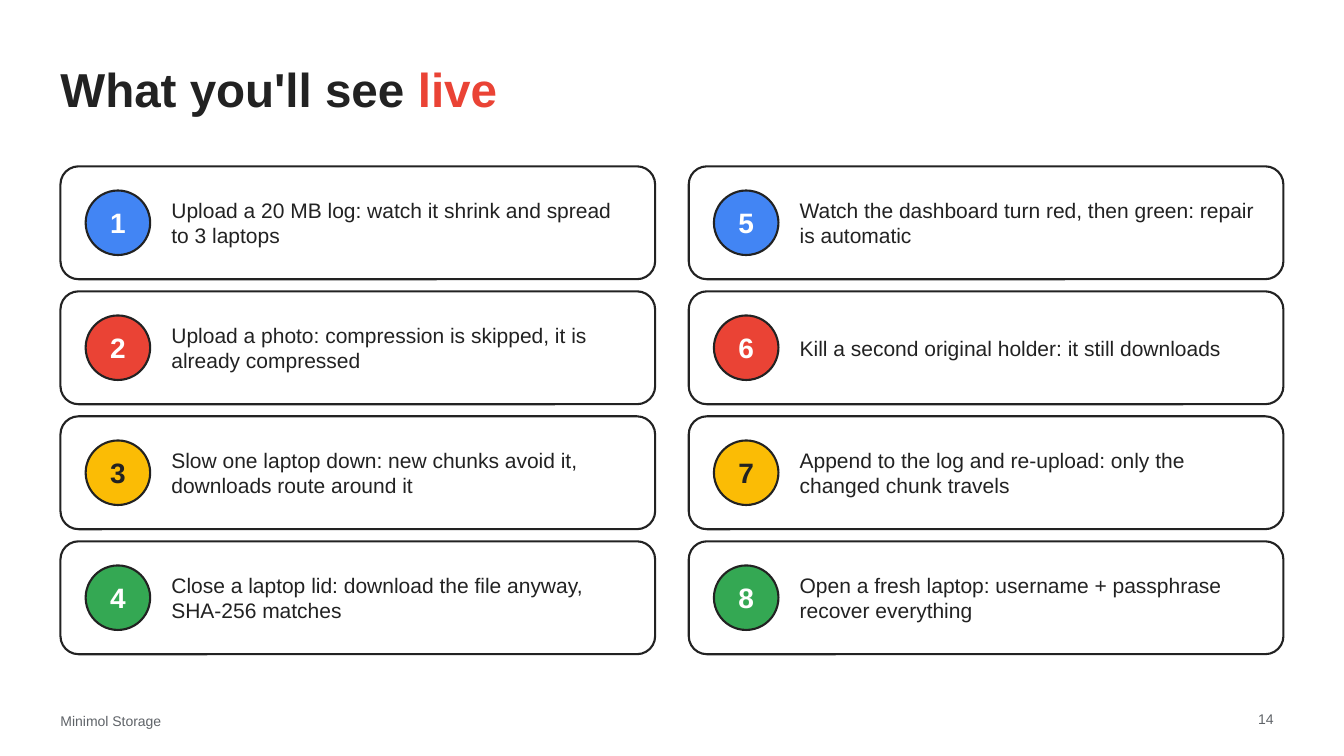
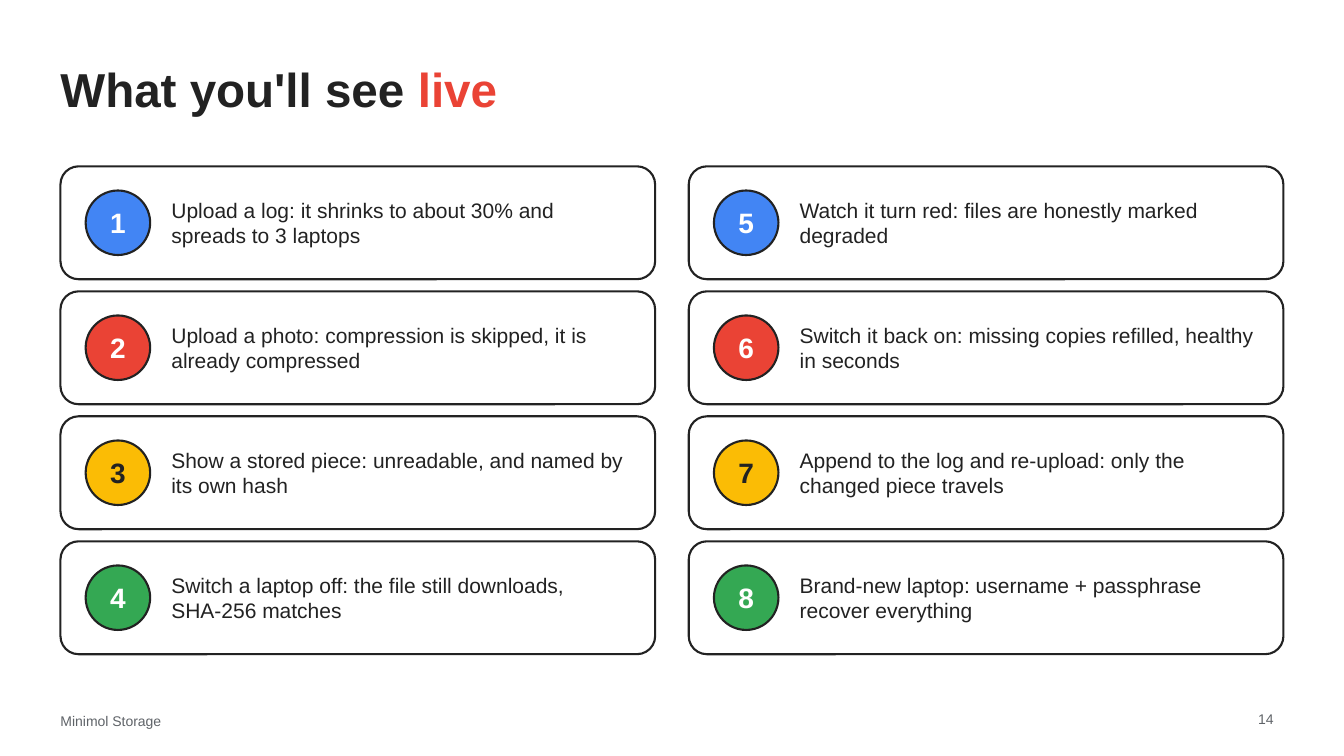
Before and after one commit to guptakaran0720/Minimol-2026, a slide deck: slide 14 of docs/Minimol_Storage_Pitch.pptx. Drawn at 1344x756 pixels with LibreOffice and Linux fonts; fonts in the diff are those of the drawing; background and template pictures are left out. Boxes give left, top, right and bottom in pixels: in the first picture for what was removed or moved away, otherwise in the second. Text is boxed around its words. In the diff, an @@ line names an element or a change of style, - is before the commit and + after.

```diff
--- a/docs/Minimol_Storage_Pitch.pptx
+++ b/docs/Minimol_Storage_Pitch.pptx
@@ text at (x1=171, y1=202, x2=554, y2=248): text changed @@
-Upload a 20 MB log: watch it shrink and spread to 3 laptops
+Upload a log: it shrinks to about 30% and spreads to 3 laptops
@@ text at (x1=800, y1=202, x2=1198, y2=248): text changed @@
-Watch the dashboard turn red, then green: repair is automatic
+Watch it turn red: files are honestly marked degraded
@@ text at (x1=800, y1=327, x2=1253, y2=368): text changed @@
-Kill a second original holder: it still downloads
+Switch it back on: missing copies refilled, healthy in seconds
@@ text at (x1=171, y1=452, x2=623, y2=493): text changed @@
-Slow one laptop down: new chunks avoid it, downloads route around it
+Show a stored piece: unreadable, and named by its own hash
@@ text at (x1=800, y1=452, x2=1184, y2=498): text changed @@
-Append to the log and re-upload: only the changed chunk travels
+Append to the log and re-upload: only the changed piece travels
@@ text at (x1=171, y1=577, x2=564, y2=619): text changed @@
-Close a laptop lid: download the file anyway, SHA-256 matches
+Switch a laptop off: the file still downloads, SHA-256 matches
@@ text at (x1=800, y1=577, x2=1201, y2=623): text changed @@
-Open a fresh laptop: username + passphrase recover everything
+Brand-new laptop: username + passphrase recover everything
```
Also in this commit, not shown: 1 other slide changed, 5 other files.
